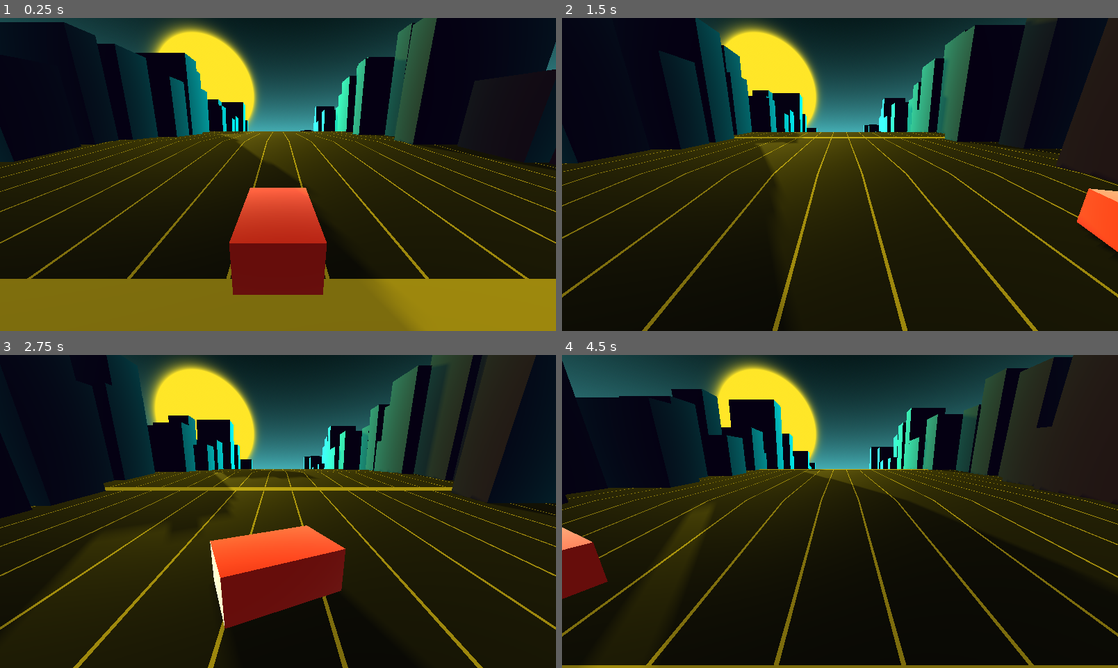
Above: before the commit, frames 1-4 (two rows, left to right).
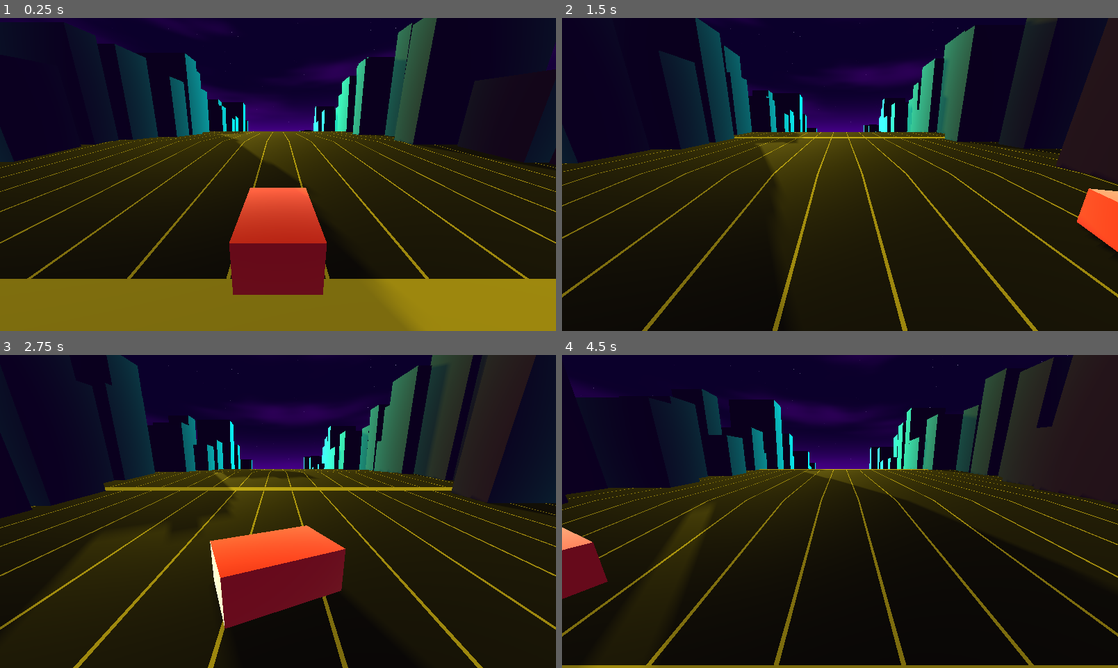
Above: after the commit, the same moments.

Repository: bjornarprytz/waves
Game: Godot game, scene res://main.tscn
The game is run twice, just before and just after one commit, with the same random seed, the same clock (stepped at 60 frames per second) and the same inputs.
Inputs:
- Up to frame 1 (0.25 s): no input
- Up to frame 2 (1.5 s): hold Right (ui_right) 0.53-1.28 s; hold Left (ui_left) from 1.28 s (still down)
- Up to frame 3 (2.75 s): release Left (ui_left) at 2.03 s; hold Right (ui_right) from 2.03 s (still down)
- Up to frame 4 (4.5 s): release Right (ui_right) at 3.53 s; hold Left (ui_left) from 3.53 s (still down)

The runs differ from the first frame. In frame 1, 12% of the frame differs, in the area x 0-100%, y 0-37%; in frame 2, 11%; in frame 3, 12%; in frame 4, 15%, in the area x 0-92%, y 0-37%.

Commit message:
working on the night sky

Diff:
--- a/src/building.gdshader
+++ b/src/building.gdshader
@@ -6,18 +6,18 @@
 uniform float edge_glow : hint_range(0.0, 5.0) = 2.0;
 
 void fragment() {
-	// Get the normal in view space
-	vec3 normal = normalize(NORMAL);
-	vec3 view = normalize(VIEW);
+    // Get the normal in view space
+    vec3 normal = normalize(NORMAL);
+    vec3 view = normalize(VIEW);
 
-	// Fresnel effect - edges facing away from camera
-	float fresnel = 1.0 - abs(dot(normal, view));
-	fresnel = pow(fresnel, 1.0 / edge_thickness);
+    // Fresnel effect - edges facing away from camera
+    float fresnel = 1.0 - abs(dot(normal, view));
+    fresnel = pow(fresnel, 1.0 / edge_thickness);
 
-	// Mix base color with edge color based on fresnel
-	vec3 final_color = mix(base_color.rgb, edge_color.rgb, fresnel);
+    // Mix base color with edge color based on fresnel
+    vec3 final_color = mix(base_color.rgb, edge_color.rgb, fresnel);
 
-	// Add emission to edges for glow
-	ALBEDO = final_color;
-	EMISSION = edge_color.rgb * fresnel * edge_glow;
+    // Add emission to edges for glow
+    ALBEDO = final_color;
+    EMISSION = edge_color.rgb * fresnel * edge_glow;
 }
--- a/src/main.tscn
+++ b/src/main.tscn
@@ -1,16 +1,23 @@
-[gd_scene load_steps=7 format=3 uid="uid://cgrejd4v5ywd3"]
+[gd_scene load_steps=8 format=3 uid="uid://cgrejd4v5ywd3"]
 
 [ext_resource type="Script" uid="uid://b2lwj7ap00k72" path="res://main.gd" id="1_h2yge"]
 [ext_resource type="PackedScene" uid="uid://bccp5jxnm18cp" path="res://ground.tscn" id="2_0xm2m"]
 [ext_resource type="PackedScene" uid="uid://dnlnc82km7nue" path="res://car.tscn" id="3_h2yge"]
+[ext_resource type="Shader" uid="uid://c8n24bpcms5uf" path="res://sky.gdshader" id="4_sky"]
 
-[sub_resource type="ProceduralSkyMaterial" id="ProceduralSkyMaterial_synth"]
-sky_top_color = Color(0, 0, 0, 1)
-sky_horizon_color = Color(0.28627452, 0.7254902, 0.7490196, 1)
-sky_curve = 0.26116505
+[sub_resource type="ShaderMaterial" id="ShaderMaterial_sky"]
+shader = ExtResource("4_sky")
+shader_parameter/horizon_color = Color(0.545, 0, 1, 1)
+shader_parameter/sky_color = Color(0.063, 0, 0.173, 1)
+shader_parameter/star_color = Color(1, 1, 1, 1)
+shader_parameter/cloud_color = Color(0.5, 0, 0.8, 1)
+shader_parameter/star_density = 0.4710000223725
+shader_parameter/star_brightness = 0.7590000360525
+shader_parameter/cloud_speed = 0.05
+shader_parameter/cloud_scale = 3.0
 
 [sub_resource type="Sky" id="Sky_synth"]
-sky_material = SubResource("ProceduralSkyMaterial_synth")
+sky_material = SubResource("ShaderMaterial_sky")
 
 [sub_resource type="Environment" id="Environment_synth"]
 background_mode = 2
--- /dev/null
+++ b/src/sky.gdshader
@@ -0,0 +1,105 @@
+shader_type sky;
+
+uniform vec3 horizon_color : source_color = vec3(0.545, 0.0, 1.0);
+uniform vec3 sky_color : source_color = vec3(0.063, 0.0, 0.173);
+uniform vec3 star_color : source_color = vec3(1.0, 1.0, 1.0);
+uniform vec3 cloud_color : source_color = vec3(0.5, 0.0, 0.8);
+
+uniform float star_density : hint_range(0.0, 1.0) = 0.3;
+uniform float star_brightness : hint_range(0.0, 2.0) = 1.0;
+uniform float cloud_speed : hint_range(0.0, 0.5) = 0.05;
+uniform float cloud_scale : hint_range(1.0, 10.0) = 3.0;
+
+// Simple hash function for pseudo-random values
+float hash(vec2 p) {
+    return fract(sin(dot(p, vec2(127.1, 311.7))) * 43758.5453);
+}
+
+vec2 hash2(vec2 p) {
+    return fract(sin(vec2(dot(p, vec2(127.1, 311.7)), dot(p, vec2(269.5, 183.3)))) * 43758.5453);
+}
+
+// Noise function
+float noise(vec2 p) {
+    vec2 i = floor(p);
+    vec2 f = fract(p);
+    f = f * f * (3.0 - 2.0 * f);
+
+    float a = hash(i);
+    float b = hash(i + vec2(1.0, 0.0));
+    float c = hash(i + vec2(0.0, 1.0));
+    float d = hash(i + vec2(1.0, 1.0));
+
+    return mix(mix(a, b, f.x), mix(c, d, f.x), f.y);
+}
+
+// FBM (Fractal Brownian Motion) for clouds
+float fbm(vec2 p) {
+    float value = 0.0;
+    float amplitude = 0.5;
+    for(int i = 0; i < 4; i++) {
+        value += amplitude * noise(p);
+        p *= 2.0;
+        amplitude *= 0.5;
+    }
+    return value;
+}
+
+// Generate stars with smooth falloff
+float stars(vec2 uv, float threshold) {
+    vec2 cell = floor(uv * 200.0);
+    vec2 local_uv = fract(uv * 200.0);
+
+    float star = 0.0;
+
+    // Check current cell and neighbors for better distribution
+    for(int x = -1; x <= 1; x++) {
+        for(int y = -1; y <= 1; y++) {
+            vec2 neighbor = cell + vec2(float(x), float(y));
+            vec2 point = hash2(neighbor);
+
+            // Random chance for a star to exist in this cell
+            float exists = step(1.0 - threshold, hash(neighbor + vec2(3.0, 7.0)));
+
+            // Calculate distance from point in cell
+            vec2 star_pos = point + vec2(float(x), float(y)) - local_uv;
+            float dist = length(star_pos);
+
+            // Smooth star with size variation
+            float size = 0.015 + hash(neighbor + vec2(5.0, 11.0)) * 0.01;
+            float brightness = 0.5 + hash(neighbor + vec2(13.0, 17.0)) * 0.5;
+            float star_value = smoothstep(size, 0.0, dist) * exists * brightness;
+
+            star = max(star, star_value);
+        }
+    }
+
+    return star;
+}
+
+void sky() {
+    // Get direction vector and convert to spherical coordinates
+    vec3 dir = EYEDIR;
+    float elevation = dir.y; // -1 (down) to 1 (up)
+    float azimuth = atan(dir.z, dir.x) / (2.0 * PI) + 0.5; // 0 to 1 around horizon
+
+    // Base sky gradient
+    float horizon_blend = smoothstep(-0.3, 0.3, elevation);
+    vec3 base_sky = mix(horizon_color, sky_color, horizon_blend);
+
+    // Stars (only in upper hemisphere)
+    float star_mask = smoothstep(-0.1, 0.3, elevation);
+    vec2 star_uv = vec2(azimuth * 4.0, (elevation + 1.0) * 2.0);
+    float star_field = stars(star_uv, star_density) * star_mask * star_brightness;
+    vec3 sky_with_stars = base_sky + star_color * star_field;
+
+    // Clouds (parallax layer 1)
+    vec2 cloud_uv = vec2(azimuth * 2.0 + TIME * cloud_speed, (elevation + 0.5) * 2.0);
+    float clouds = fbm(cloud_uv * cloud_scale);
+    clouds = smoothstep(0.4, 0.7, clouds);
+    clouds *= smoothstep(-0.2, 0.5, elevation);
+    clouds *= smoothstep(0.8, 0.5, elevation);
+    vec3 final_sky = mix(sky_with_stars, cloud_color, clouds * 0.4);
+
+    COLOR = final_sky;
+}
Not shown, added: src/sky.gdshader.uid
